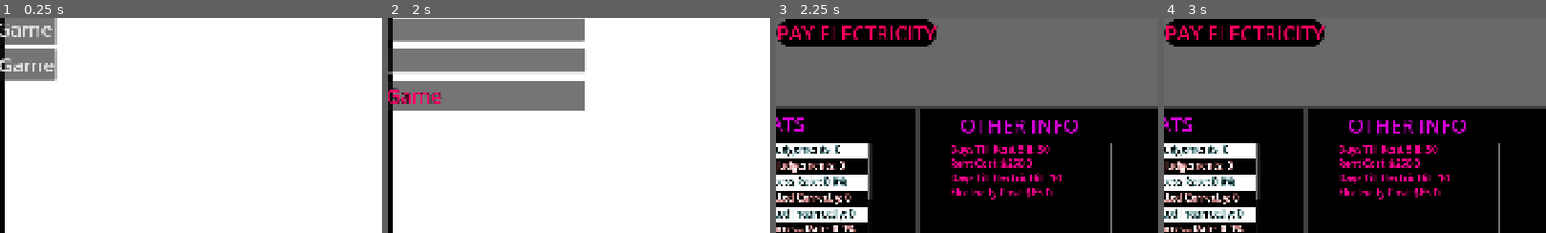
Above: before the commit, frames 1-4 (left to right).
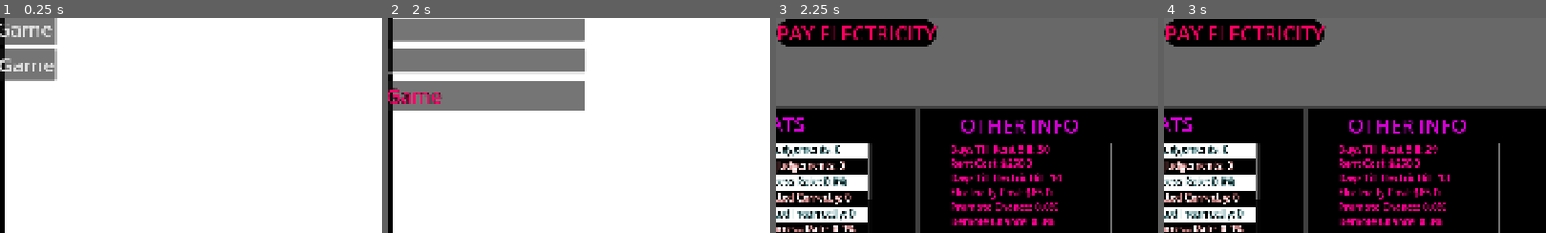
Above: after the commit, the same moments.

Repository: HiImTonyy/acceptordeny
Game: Godot game, scene res://scenes/main_menu.tscn
The game is run twice, just before and just after one commit, with the same random seed, the same clock (stepped at 60 frames per second) and the same inputs.
Inputs (mouse positions are % of the whole screen's width and height, from its top left):
- Up to frame 1 (0.25 s): no input
- Up to frame 2 (2 s): click "New Game" at 0.5 s; click (50, 46) at 1.27 s; type "Alex" at 1.35 s; click (50, 53) at 1.5 s; type "Alex" at 1.58 s
- Up to frame 3 (2.25 s): click "Start Game" at 2 s
- Up to frame 4 (3 s): click "TEST BUTTON" at 2.75 s
The pictures show only the part of the screen within x 50-100%, y 43-93%; the shares and areas given below are measured in that part.

Frames 1-2 are identical in both runs. In frame 3, 1.2% of the frame differs, in the area x 46-74%, y 85-97%; in frame 4, 1.4%, in the area x 46-75%, y 59-97%.

Commit message:
Bill due dates now decrease when its the next day.

Diff:
--- a/scenes/home.tscn
+++ b/scenes/home.tscn
@@ -30,7 +30,7 @@
 border_width_bottom = 5
 border_color = Color(0, 0, 0, 1)
 
-[node name="Main" type="Node2D" node_paths=PackedStringArray …(730 unchanged characters)… y", "label_other_electric_cost", "label_current_date")]
+[node name="Main" type="Node2D" node_paths=PackedStringArray …(730 unchanged characters)… y", "label_other_electric_cost", "label_other_promote_chance", "label_other_demote_chance", "label_current_date")]
 script = ExtResource("1_u4wd2")
 label_player_name = NodePath("HomeUI/TopUI/TopUIBackground/ContainerTopUI/LabelPlayerName")
 label_player_cash = NodePath("HomeUI/TopUI/TopUIBackground/ContainerTopUI/LabelCash")
@@ -54,6 +54,8 @@
 label_other_rent_cost = NodePath("Control/StatsUI2/VBoxContainer/VBoxContainer/LabelOtherRentCost")
 label_other_days_till_electricity = NodePath("Control/StatsUI2/VBoxContainer/VBoxContainer/LabelOtherDaysTillElectricBill")
 label_other_electric_cost = NodePath("Control/StatsUI2/VBoxContainer/VBoxContainer/LabelOtherElectricCost")
+label_other_promote_chance = NodePath("Control/StatsUI2/VBoxContainer/VBoxContainer/LabelOtherPromoteChance")
+label_other_demote_chance = NodePath("Control/StatsUI2/VBoxContainer/VBoxContainer/LabelOtherDemoteChance")
 label_current_date = NodePath("HomeUI/TopUI/LabelCurrentDate")
 
 [node name="HomeUI" type="CanvasLayer" parent="."]
@@ -180,6 +182,7 @@
 theme_override_styles/normal = ExtResource("2_u4wd2")
 theme_override_styles/pressed = ExtResource("2_u4wd2")
 theme_override_styles/hover = ExtResource("2_u4wd2")
+theme_override_styles/disabled = ExtResource("2_u4wd2")
 text = "GET FOOD"
 
 [node name="ButtonGoToSleep" type="Button" parent="HomeUI/ContainerMainButtons"]
@@ -206,6 +209,7 @@
 theme_override_styles/normal = ExtResource("2_u4wd2")
 theme_override_styles/pressed = ExtResource("2_u4wd2")
 theme_override_styles/hover = ExtResource("2_u4wd2")
+theme_override_styles/disabled = ExtResource("2_u4wd2")
 text = "PAY RENT"
 
 [node name="ButtonSaveGame" type="Button" parent="HomeUI/ContainerMainButtons"]
@@ -232,6 +236,7 @@
 theme_override_styles/normal = ExtResource("2_u4wd2")
 theme_override_styles/pressed = ExtResource("2_u4wd2")
 theme_override_styles/hover = ExtResource("2_u4wd2")
+theme_override_styles/disabled = ExtResource("2_u4wd2")
 text = "PAY ELECTRICITY"
 
 [node name="Button" type="Button" parent="HomeUI/ContainerMainButtons"]
@@ -502,4 +507,22 @@
 theme_override_font_sizes/font_size = 25
 text = "Electric Cost: "
 
+[node name="LabelOtherPromoteChance" type="Label" parent="Control/StatsUI2/VBoxContainer/VBoxContainer"]
+layout_mode = 2
+theme_override_colors/font_color = Color(1, 0, 0.58431375, 1)
+theme_override_colors/font_outline_color = Color(0.5607386, 0, 0.1989589, 1)
+theme_override_constants/line_spacing = 3
+theme_override_constants/outline_size = 2
+theme_override_font_sizes/font_size = 25
+text = "Electric Cost: "
+
+[node name="LabelOtherDemoteChance" type="Label" parent="Control/StatsUI2/VBoxContainer/VBoxContainer"]
+layout_mode = 2
+theme_override_colors/font_color = Color(1, 0, 0.58431375, 1)
+theme_override_colors/font_outline_color = Color(0.5607386, 0, 0.1989589, 1)
+theme_override_constants/line_spacing = 3
+theme_override_constants/outline_size = 2
+theme_override_font_sizes/font_size = 25
+text = "Electric Cost: "
+
 [connection signal="button_down" from="HomeUI/ContainerMainButtons/Button" to="." method="_on_button_button_down"]
--- a/scripts/bills.gd
+++ b/scripts/bills.gd
@@ -5,6 +5,19 @@
 var electric_cost : float = 65.00
 var days_till_rent : int = 30
 var days_till_electric : int = 14
-var paid_food : bool = false
-var paid_rent : bool = false
-var paid_electricity : bool = false
+var food_paid : bool = false
+var rent_paid : bool = false
+var electricity_paid : bool = false
+
+
+func _ready() -> void:
+	world.decrease_bill_date.connect(decrease_bill_date)
+
+func decrease_bill_date():
+	days_till_electric -= 1
+	days_till_rent -= 1
+
+	if rent_paid == true and days_till_rent <= 0:
+		days_till_rent = 30
+	if electricity_paid == true and days_till_electric <= 0:
+		days_till_electric = 15
--- a/scripts/home.gd
+++ b/scripts/home.gd
@@ -27,6 +27,9 @@
 @export var label_other_rent_cost : Label
 @export var label_other_days_till_electricity : Label
 @export var label_other_electric_cost : Label
+@export var label_other_promote_chance : Label
+@export var label_other_demote_chance : Label
+
 @export var label_current_date : Label
 
 
@@ -66,10 +69,14 @@
 	label_other_rent_cost.text = "Rent Cost: " + "$" + str(bills.rent_cost)
 	label_other_days_till_electricity.text = "Days Till Electric Bill: " + str(bills.days_till_electric)
 	label_other_electric_cost.text = "Electricity Cost: " + "$" + str(bills.electric_cost)
+	label_other_promote_chance.text = "Promote Chance: " + str(snapped(player.promote_chance, 0.01)) + "%"
+	label_other_demote_chance.text = "Demote Chance: " + str(snapped(player.demote_chance, 0.01)) + "%"
 
 	label_current_date.text = world.current_date
 
 
 func _on_button_button_down() -> void:
 	world.next_day()
+	bills.rent_paid = true
+	bills.electricity_paid = true
 	update_ui()
--- a/scripts/main_menu.gd
+++ b/scripts/main_menu.gd
@@ -32,6 +32,8 @@
 	player.went_to_work = false
 	player.times_ate_today = 0
 	player.total_food_items = 0
+	player.promote_chance = 0.00
+	player.demote_chance = 0.00
 
 	# player stats
 	playerstats.total_correct_judgements = 0
@@ -55,6 +57,6 @@
 	bills.electric_cost = 65.00
 	bills.days_till_rent = 30
 	bills.days_till_electric = 14
-	bills.paid_food = false
-	bills.paid_rent = false
-	bills.paid_electricity = false
+	bills.food_paid = false
+	bills.rent_paid = false
+	bills.electricity_paid = false
--- a/scripts/player.gd
+++ b/scripts/player.gd
@@ -13,3 +13,5 @@
 var went_to_work : bool = false
 var times_ate_today : int = 0
 var total_food_items : int = 0
+var promote_chance : float = 0.00
+var demote_chance : float = 0.00
--- a/scripts/world.gd
+++ b/scripts/world.gd
@@ -1,4 +1,6 @@
 extends Node
+
+signal decrease_bill_date
 
 var current_month : int = 8
 var current_day : int = 8
@@ -22,4 +24,5 @@
 		current_month = 1
 		current_year += 1
 
+	decrease_bill_date.emit()
 	format_current_date()
